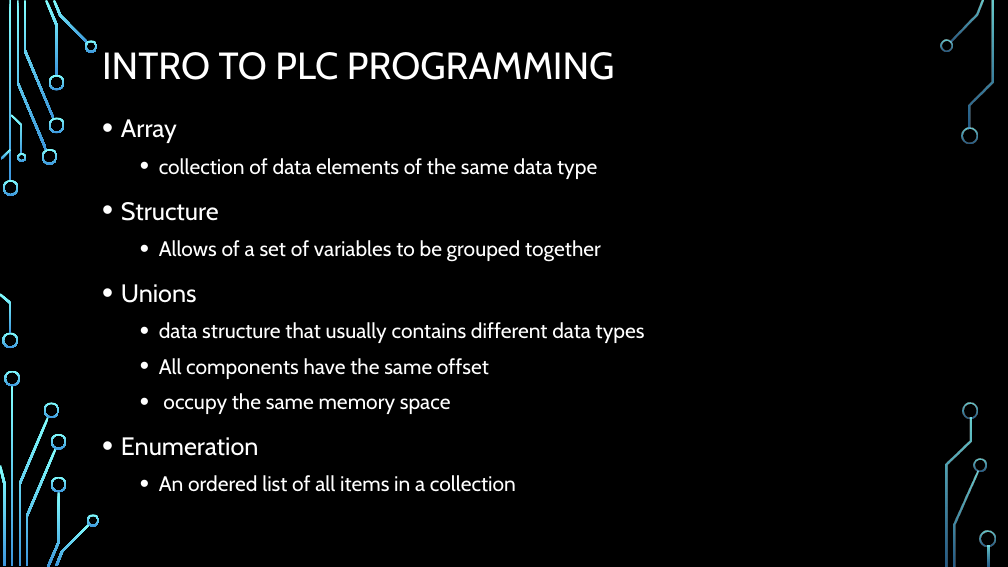
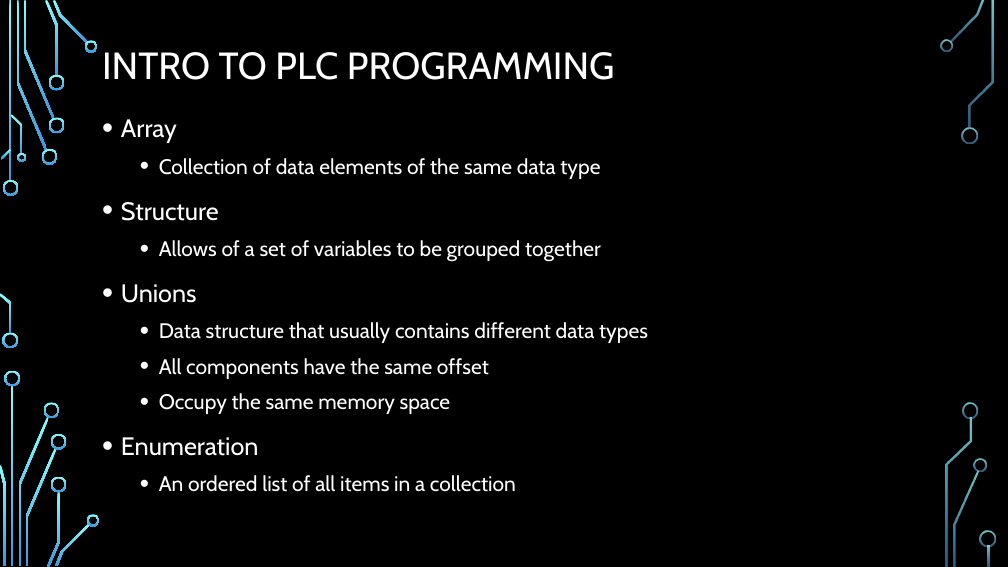
Before and after one commit to ramo1266/PLCProgrammingCourse, a slide deck: slide 8 of PowerPoint/Introduction To PLC programming.pptx (slide 4 before the commit). Drawn at 1008x567 pixels with LibreOffice and Linux fonts; fonts in the diff are those of the drawing; background and template pictures are left out. Boxes give left, top, right and bottom in pixels: in the first picture for what was removed or moved away, otherwise in the second. Text is boxed around its words. In the diff, an @@ line names an element or a change of style, - is before the commit and + after.

```diff
--- a/PowerPoint/Introduction To PLC programming.pptx
+++ b/PowerPoint/Introduction To PLC programming.pptx
@@ text at bbox=[159, 158, 600, 179]: text changed @@
-  • collection of data elements of the same data type
+  • Collection of data elements of the same data type
@@ text at bbox=[159, 322, 648, 343]: text changed @@
-  • data structure that usually contains different data types
+  • Data structure that usually contains different data types
@@ text at bbox=[159, 393, 451, 414]: text changed @@
-  • occupy the same memory space
+  • Occupy the same memory space
```
Also in this commit, not shown: 3 other slides changed, 2 slides added, 8 slides removed, 3 other files.
